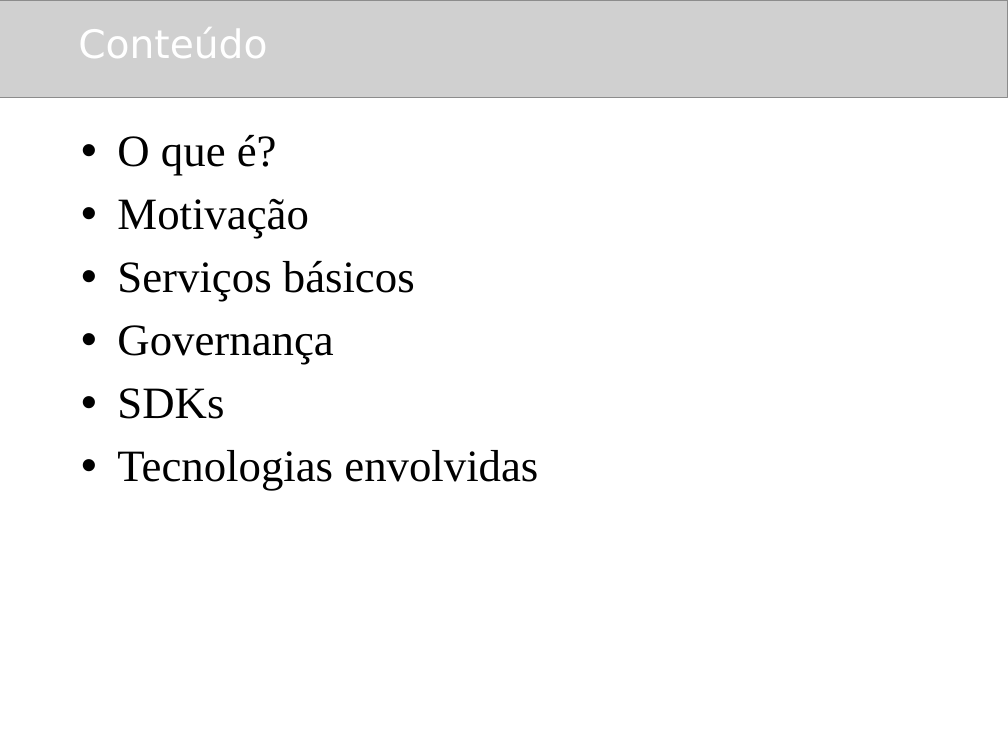
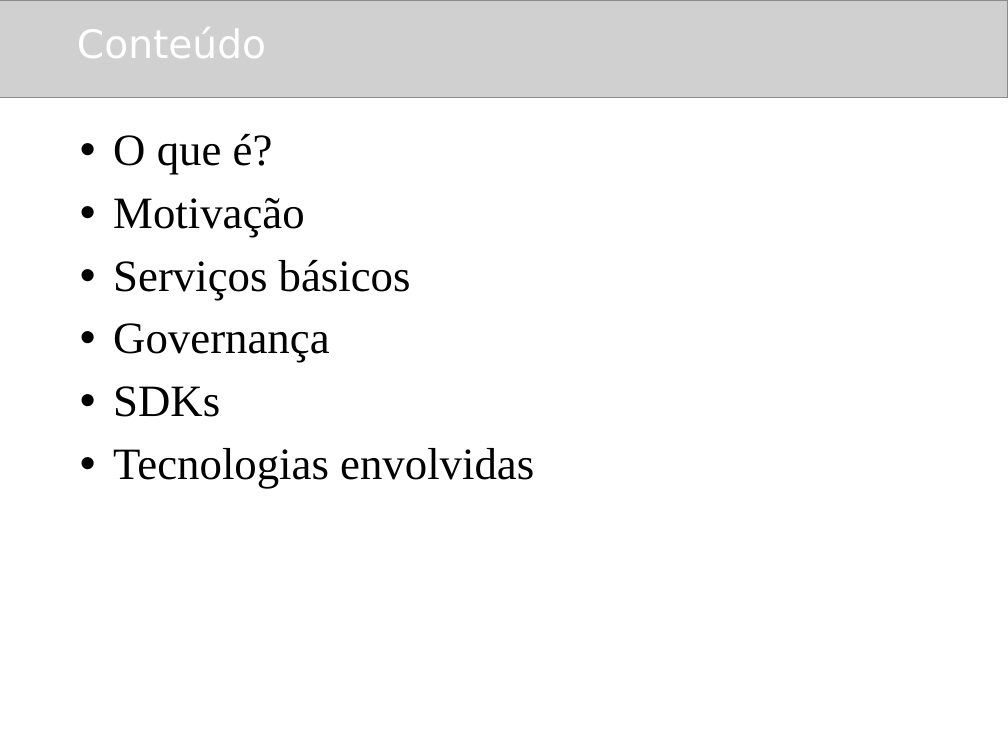
Before and after one commit to amadeubarbosa/openbus-core, a slide deck: slide 2 of docs/cursos/developer/2.OpenBus.ppt. Drawn at 1008x756 pixels with LibreOffice and Linux fonts; fonts in the diff are those of the drawing; grey boxes stand for pictures. Boxes give left, top, right and bottom in pixels: in the first picture for what was removed or moved away, otherwise in the second. Text is boxed around its words. In the diff, an @@ line names an element or a change of style, - is before the commit and + after.

```diff
--- a/docs/cursos/developer/2.OpenBus.ppt
+++ b/docs/cursos/developer/2.OpenBus.ppt
@@ text "O que é?" at (113,134,534,489): indent changed @@
```
Also in this commit, not shown: 8 other slides changed, 2 slides removed.
